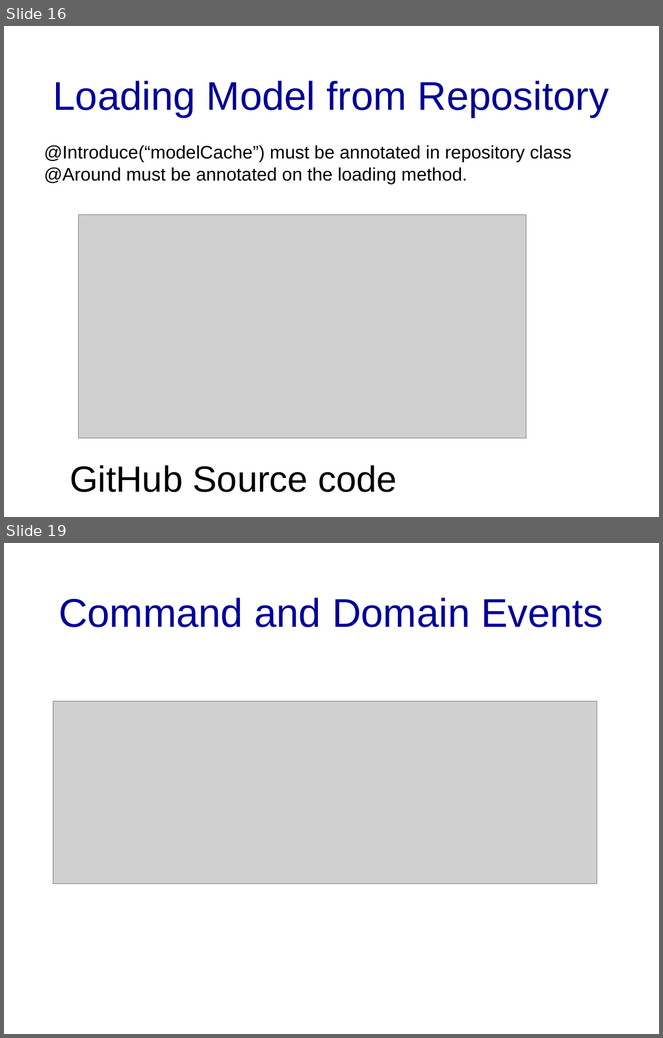
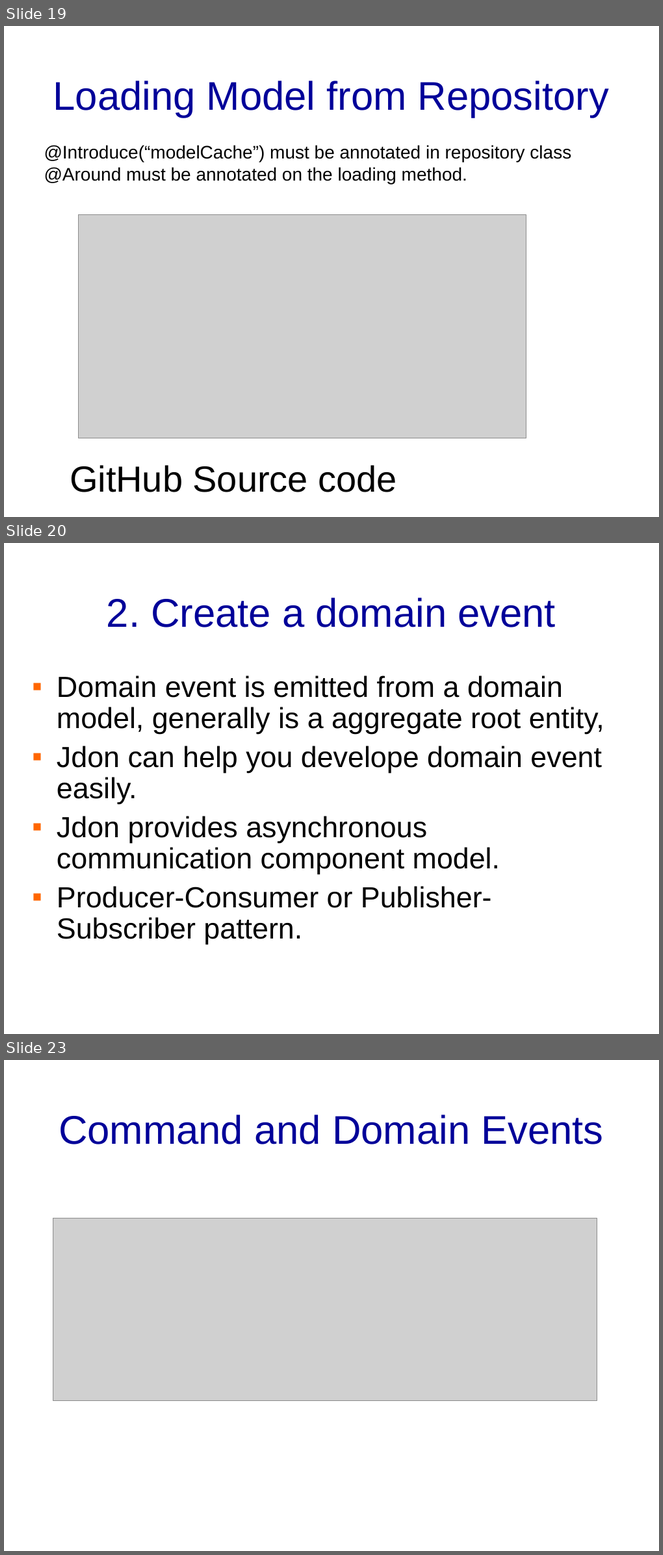
Before and after one commit to banq/banq.github.io, a slide deck: JdonFramework.ppt. Shown one above the other, each under a label of ours: slides 16 and 19 before the commit, slides 19, 20 and 23 after it; the slides between them are not shown. The pictures are 663x1038 and 663x1555 pixels, drawn with LibreOffice and Linux fonts; fonts in the diff are those of the drawing; grey boxes stand for pictures; background and template pictures are left out. Boxes give left, top, right and bottom in pixels: in the first picture for what was removed or moved away, otherwise in the second. Text is boxed around its words. In the diff, an @@ line names an element or a change of style, - is before the commit and + after.

```diff
--- a/JdonFramework.ppt
+++ b/JdonFramework.ppt
@@ slide 20 added at <box>4,543,659,1034</box>, background picture (left out) @@
@@ title added at <box>107,598,556,627</box>, 44 pt, text #000099 @@
+2. Create a domain event
@@ text added at <box>57,676,605,945</box>, 32 pt, text #000000 @@
+▪ Domain event is emitted from a domain model, generally is a aggregate root entity,
+▪ Jdon can help you develope domain event easily.
+▪ Jdon provides asynchronous communication component model.
+▪ Producer-Consumer or Publisher-Subscriber pattern.
@@ what was slide 16 is now slide 19 @@
@@ what was slide 19 is now slide 23 @@
```
Also in this commit, not shown: 6 slides changed, 4 other slides added, 1 slide removed.
